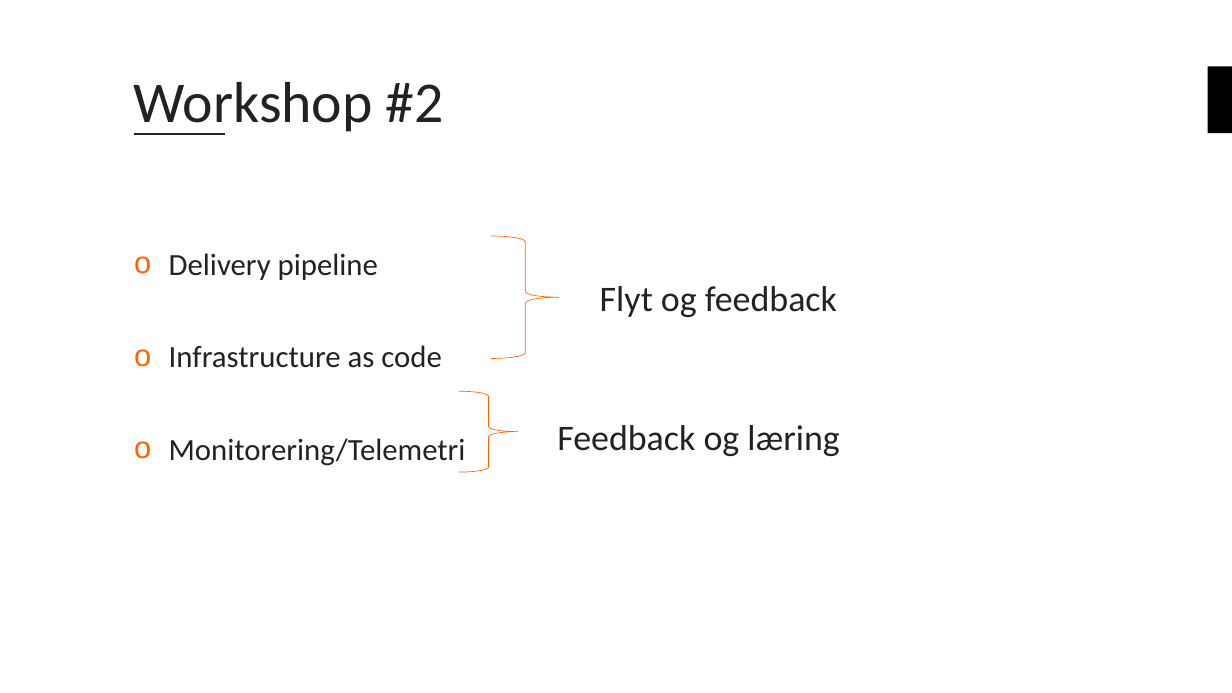
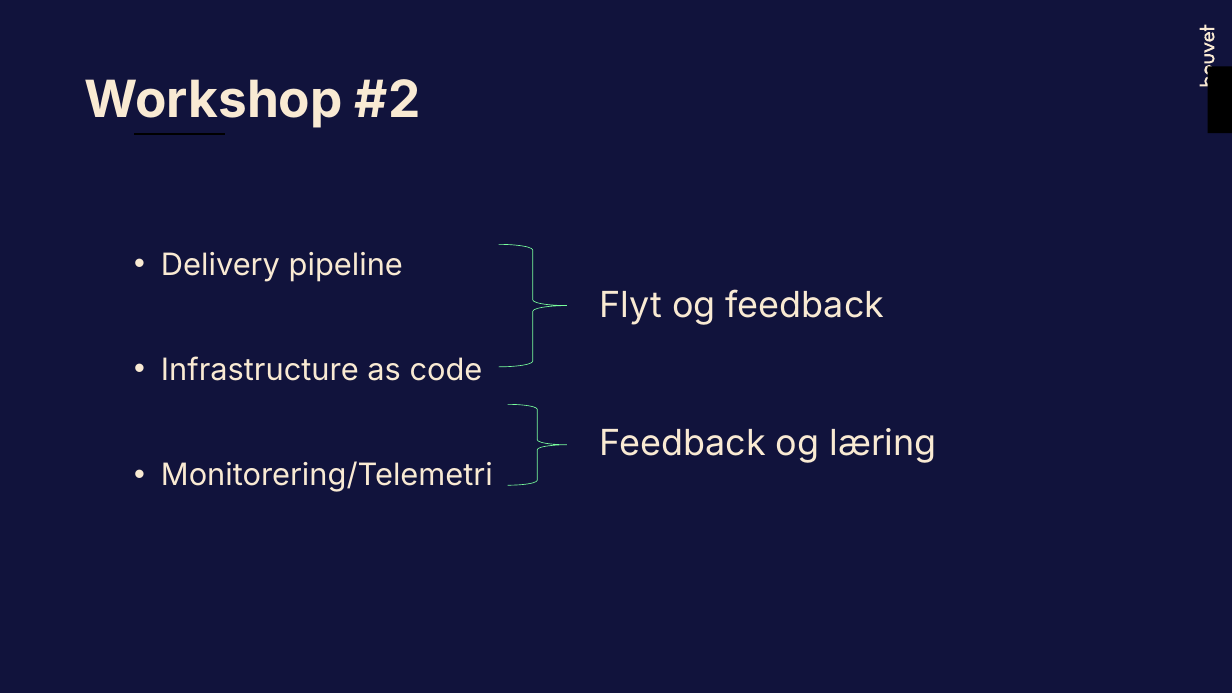
Before and after one commit to bouvet/azure-workshops, a slide deck: slide 24 of Workshop_2/Presentasjon/Azureskolen-Workshop#2.pptx (slide 23 before the commit). Drawn at 1232x693 pixels with LibreOffice and Linux fonts; fonts in the diff are those of the drawing; background and template pictures are left out. Boxes give left, top, right and bottom in pixels: in the first picture for what was removed or moved away, otherwise in the second. Text is boxed around its words. In the diff, an @@ line names an element or a change of style, - is before the commit and + after.

```diff
--- a/Workshop_2/Presentasjon/Azureskolen-Workshop#2.pptx
+++ b/Workshop_2/Presentasjon/Azureskolen-Workshop#2.pptx
@@ background #FFFFFF to #11133C @@
@@ freeform shape added at (1200,25,1215,87), fill #F9EAD3 @@
@@ freeform shape added at (1205,31,1215,42), fill #F9EAD3 @@
@@ freeform shape added at (1207,36,1207,37), fill #11133C at 55% opacity @@
@@ title "Workshop #2": place and size @@
-title "Workshop #2" at (134,82,444,135)
+title "Workshop #2" at (85,79,421,128)
@@ title "Workshop #2" at (85,79,421,128): size 45 to 40 pt, font Calibri to Inter, text colour #222222 to #F9EAD3, bold on; vertical alignment middle to top @@
@@ line (134, 134) - (226, 134): stroke #222222 2 pt to #000000 2 pt @@
@@ text "Delivery pipeline" at (161,252,493,492): font Calibri to Inter, text colour #222222 to #F9EAD3; bullet o to •; more space between paragraphs @@
@@ right brace: place and size @@
-right brace at (492,236,560,359)
+right brace at (499,244,567,367)
@@ right brace at (499,244,567,367): outline #FF6400 0.5 pt to #78FE9C 0.5 pt @@
@@ text "Flyt og feedback" at (600,289,885,325): font Calibri to Inter, text colour #222222 to #F9EAD3 @@
@@ right brace at (507,405,567,486): outline #FF6400 0.5 pt to #78FE9C 0.5 pt @@
@@ right brace: place and size @@
-right brace at (459,391,518,472)
+right brace at (507,405,567,486)
@@ text "Feedback og læring" at (600,428,937,462): font Calibri to Inter, text colour #222222 to #F9EAD3 @@
@@ text "Feedback og læring": place and size @@
-text "Feedback og læring" at (557,425,839,456)
+text "Feedback og læring" at (600,428,937,462)
```
Also in this commit, not shown: 22 other slides changed, 3 slides added, 2 slides removed.
